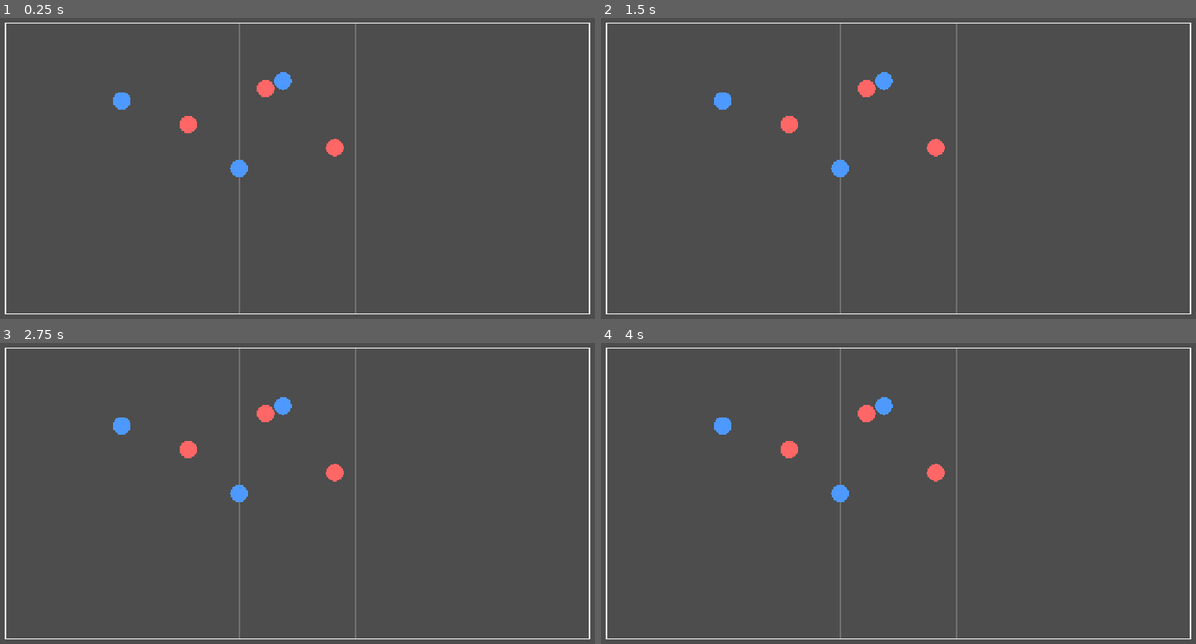
Above: before the commit, frames 1-4 (two rows, left to right).
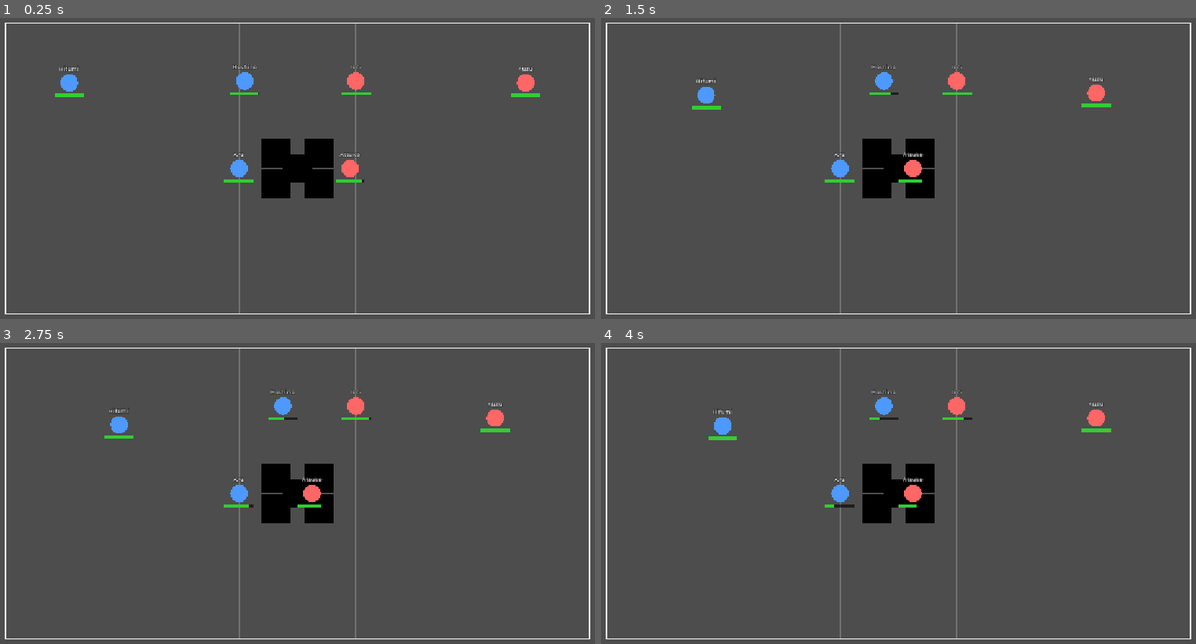
Above: after the commit, the same moments.

Repository: Soranohato/BA-Auto-Sim-GameVer
Game: Godot game, scene res://test.tscn
The game is run twice, just before and just after one commit, with the same random seed, the same clock (stepped at 60 frames per second) and the same inputs.
Inputs:
- Up to frame 1 (0.25 s): no input
- Up to frame 2 (1.5 s): tap Enter at 0.5 s; tap 1 at 0.6 s; tap Space at 0.77, 1.07 s; tap 2 at 0.8, 1.35 s
- Up to frame 3 (2.75 s): tap Space at 1.52, 1.55, 1.82, 2, 2.1 s; tap 1 at 2.3 s
- Up to frame 4 (4 s): tap 1 at 2.85 s; tap Space at 3.02, 3.32, 3.77, 3.8 s; tap 2 at 3.05, 3.6 s; tap Enter at 3.5 s

The runs differ from the first frame. In frame 1, 3.8% of the frame differs, in the area x 9-91%, y 15-60%; in frame 2, 3.3%; in frame 3, 3.1%; in frame 4, 3.1%.

Commit message:
they be moving now and labels
also cover appears to be broken, will need to fix

Diff:
--- a/main.gd
+++ b/main.gd
@@ -30,5 +30,3 @@
 	print("Cover Objects:")
 	for obj in cover:
 		print("  %s: %s" % [obj.cover_name, obj.pos])
-
-	BattleSystem.run_battle(team_a, team_b, strategy, cover)
--- a/visuals/battle_view.gd
+++ b/visuals/battle_view.gd
@@ -33,7 +33,12 @@
 	queue_redraw()
 
 func _process(delta: float) -> void:
-	pass  # TODO: _accumulator += delta * sim_speed; while >= TICK_DURATION: state.tick()
+	if state == null or state.is_finished:
+		return
+	_accumulator += delta * sim_speed
+	while _accumulator >= BattleState.TICK_DURATION:
+		state.tick()
+		_accumulator -= BattleState.TICK_DURATION
 
 func _draw() -> void:
 	var grid_px := Vector2(GridConfig.GRID_WIDTH, GridConfig.GRID_HEIGHT) * cell_size
@@ -49,10 +54,24 @@
 				guide_color, 1.0)
 
 func _spawn_views() -> void:
+	for cover: CoverObject in state.cover_objects:
+		var c := CoverView.new()
+		add_child(c)
+		c.setup(cover)
+
 	for character: Character in state.all_units:
 		var unit := CharacterView.new()
 		add_child(unit)
 		unit.setup(character)
+
+func _unhandled_input(event: InputEvent) -> void:
+	if event is InputEventKey:
+		if event.pressed and event.keycode == KEY_SPACE:
+			sim_speed = 0.0
+		if event.pressed and event.keycode == KEY_1:
+			sim_speed = 1.0
+		if event.pressed and event.keycode == KEY_2:
+			sim_speed = 2.0
 
 func _on_finished(winner: String) -> void:
 	if winner == "":
--- a/visuals/character_view.gd
+++ b/visuals/character_view.gd
@@ -5,14 +5,52 @@
 const COLOR_B := Color(1.0, 0.4, 0.4)
 const RADIUS_UNITS := 0.3  # in GRID units, not pixels (see _draw)
 
+const LABEL_OFFSET_Y := -0.6
+const HP_BAR_WIDTH_UNITS := 1.0
+const HP_BAR_HEIGHT_PX := 6.0
+
 var character: Character
+var name_label: Label
 
 func setup(c: Character) -> void:
 	character = c
 	position = BattleView.grid_to_screen(character.pos)
+	_build_labels()
+	_update_labels()
+
+func _build_labels() -> void:
+	name_label = _make_label()
+	name_label.text = character.char_name
+	add_child(name_label)
+
+func _make_label() -> Label:
+	var label := Label.new()
+	label.horizontal_alignment = HORIZONTAL_ALIGNMENT_CENTER
+	label.add_theme_color_override("font_color", Color.WHITE)
+	label.add_theme_color_override("font_outline_color", Color.BLACK)
+	label.add_theme_constant_override("outline_size", 4)  # keeps text readable over the grid
+	return label
+
+func _update_labels() -> void:
+	var cell := BattleView.cell_size
+	var font_size := maxi(8, int(cell * 0.22))
+	var width := cell * 2.0
+	var radius := RADIUS_UNITS * cell
+
+	for label: Label in [name_label]:
+		label.add_theme_font_size_override("font_size", font_size)
+		label.size.x = width
+		label.size.y = label.get_minimum_size().y
+
+	name_label.position = Vector2(-width / 2.0, -radius * 2.0 - 2.0)
+
+	# Fade everything when downed.
+	var alpha := 1.0 if character.is_alive() else 0.35
+	name_label.modulate.a = alpha
 
 func _process(_delta: float) -> void:
 	position = BattleView.grid_to_screen(character.pos)
+	_update_labels()
 	queue_redraw()
 
 func _draw() -> void:
@@ -24,3 +62,10 @@
 	var radius = RADIUS_UNITS * BattleView.cell_size
 
 	draw_circle(Vector2.ZERO, radius, colorUse)
+
+	# draw hp bar
+	var bar_w := HP_BAR_WIDTH_UNITS * BattleView.cell_size
+	var bar_pos := Vector2(-bar_w / 2.0, radius + 4.0)
+	var frac := float(character.hp) / float(character.max_hp)
+	draw_rect(Rect2(bar_pos, Vector2(bar_w, HP_BAR_HEIGHT_PX)), Color(0, 0, 0, 0.6))
+	draw_rect(Rect2(bar_pos, Vector2(bar_w * frac, HP_BAR_HEIGHT_PX)), Color.LIME_GREEN)
--- a/visuals/cover_view.gd
+++ b/visuals/cover_view.gd
@@ -1,15 +1,19 @@
 class_name CoverView
 extends Node2D
-
-const HALF_SIZE := 10.0
 
 var cover: CoverObject
 
 func setup(c: CoverObject) -> void:
-	pass  # TODO: store ref, position = BattleView.grid_to_screen(c.pos)
+	cover = c
+	position = BattleView.grid_to_screen(cover.pos)
 
 func _process(_delta: float) -> void:
-	pass  # TODO: queue_redraw() (cheap while there are only ~5 of these)
+	position = BattleView.grid_to_screen(cover.pos)
+	queue_redraw()
 
 func _draw() -> void:
-	pass  # TODO: square; grey out if destroyed; small HP bar when hp != null
+	var side := CoverSystem.COVER_RADIUS * 2.0 * BattleView.cell_size
+	var rect := Rect2(Vector2(-side / 2.0, -side / 2.0), Vector2(side, side))
+
+	var color := Color.DIM_GRAY if cover.is_destroyed() else Color.BLACK
+	draw_rect(rect, color)
